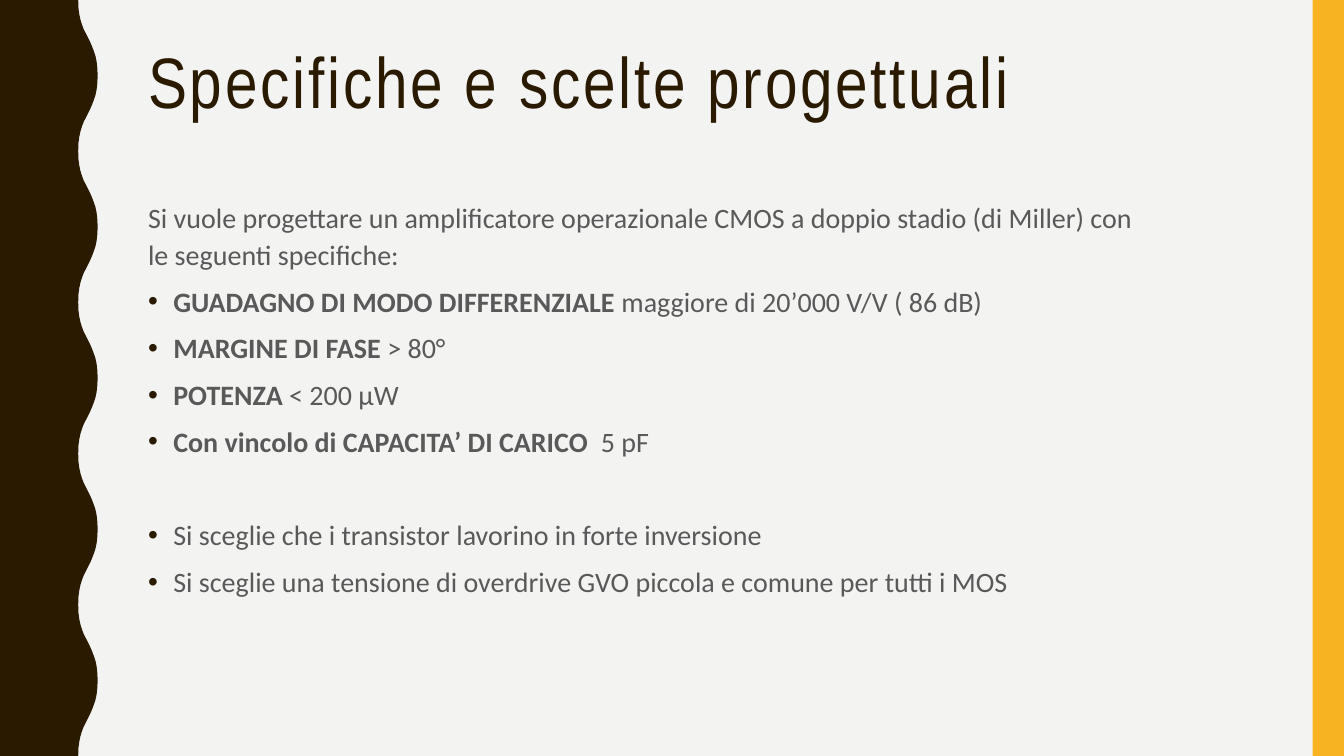
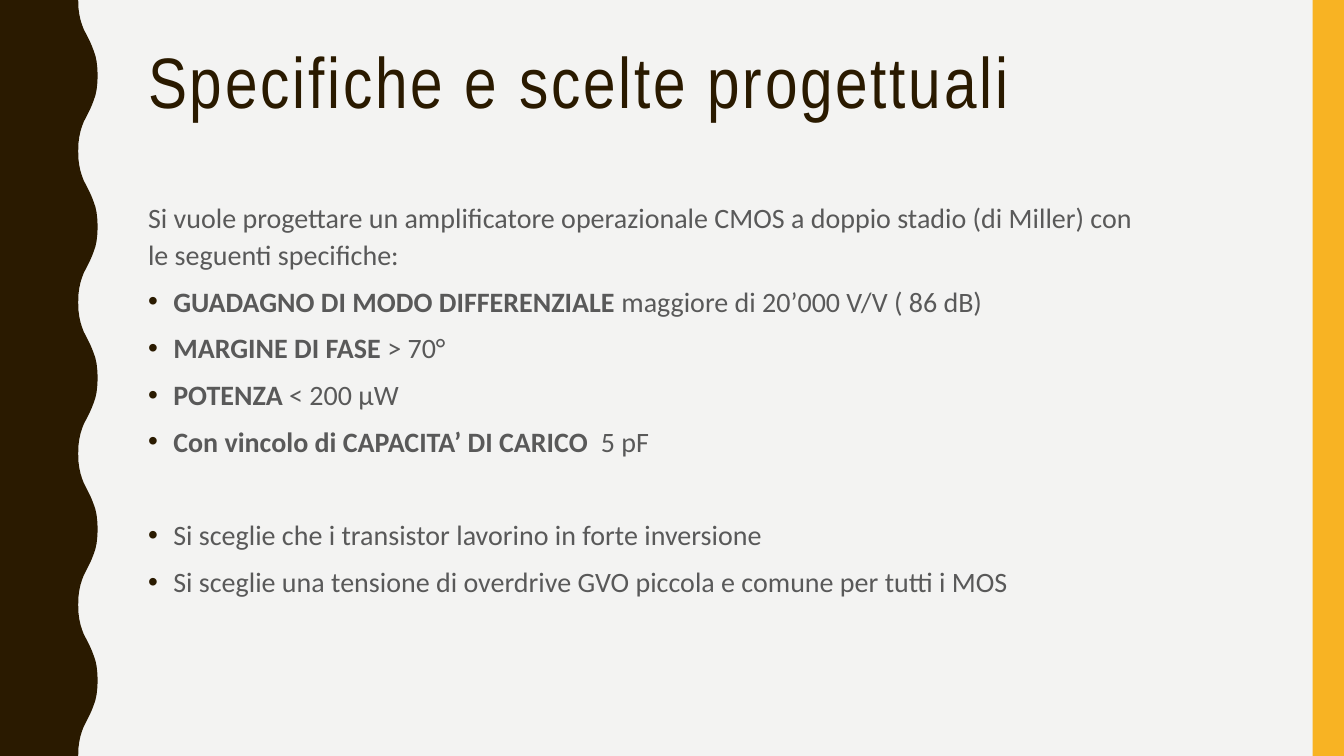
Before and after one commit to alessio-capello/MicroElectronics, a slide deck: slide 18 of MicroB/MicroBpresentazione.pptx (slide 16 before the commit). Drawn at 1344x756 pixels with LibreOffice and Linux fonts; fonts in the diff are those of the drawing. Boxes give left, top, right and bottom in pixels: in the first picture for what was removed or moved away, otherwise in the second. Text is boxed around its words. In the diff, an @@ line names an element or a change of style, - is before the commit and + after.

```diff
--- a/MicroB/MicroBpresentazione.pptx
+++ b/MicroB/MicroBpresentazione.pptx
@@ text at [173,339,446,358]: text changed @@
-• MARGINE DI FASE > 80°
+• MARGINE DI FASE > 70°
```
Also in this commit, not shown: 16 other slides changed, 8 slides added, 43 other files.
